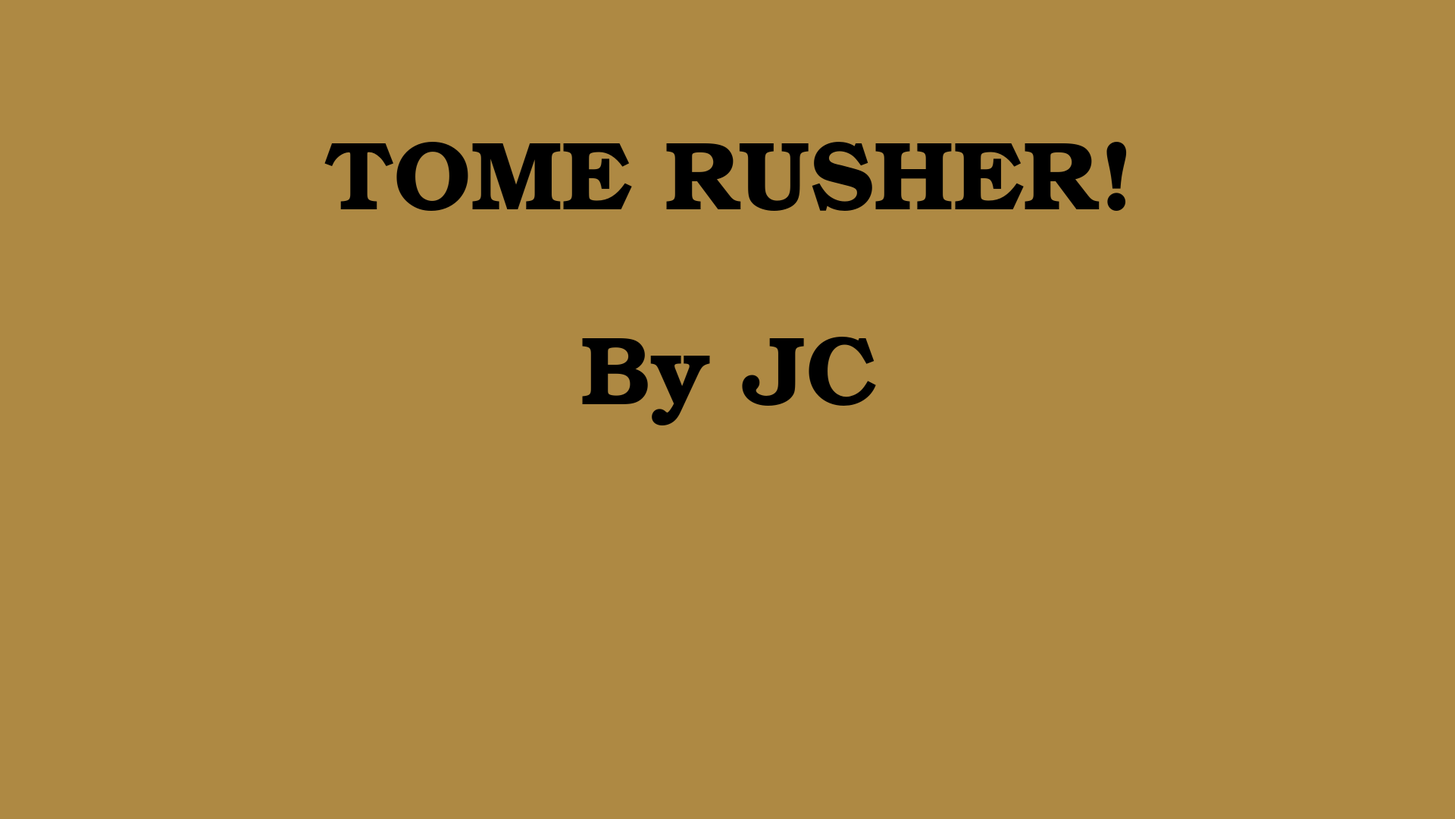
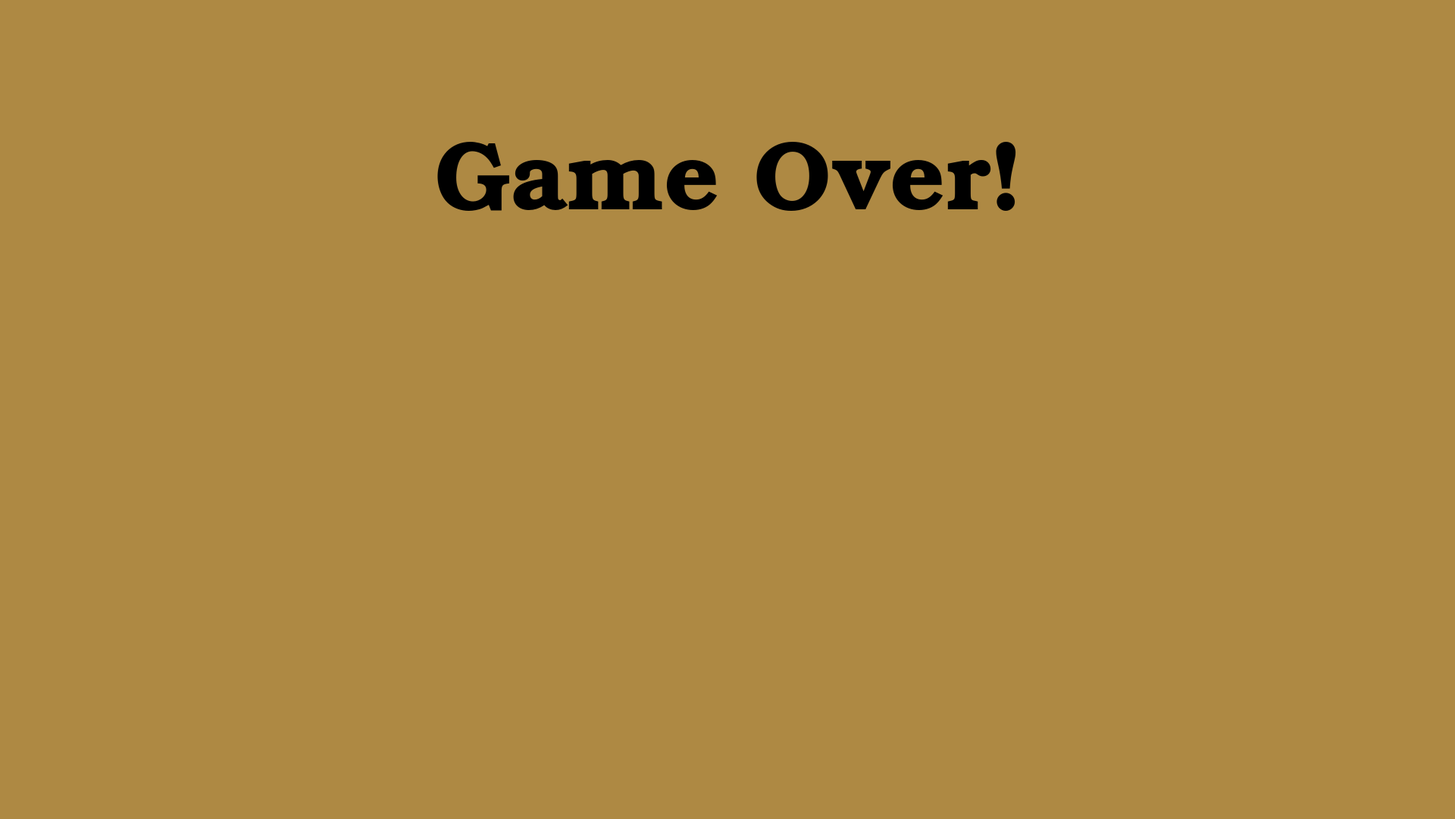
Layers edited between the first and the second w=1455, h=819 image:
renamed "TOME RUSHER! ..." to "Game Over! ...", painted on it over [324,141,1128,426]
